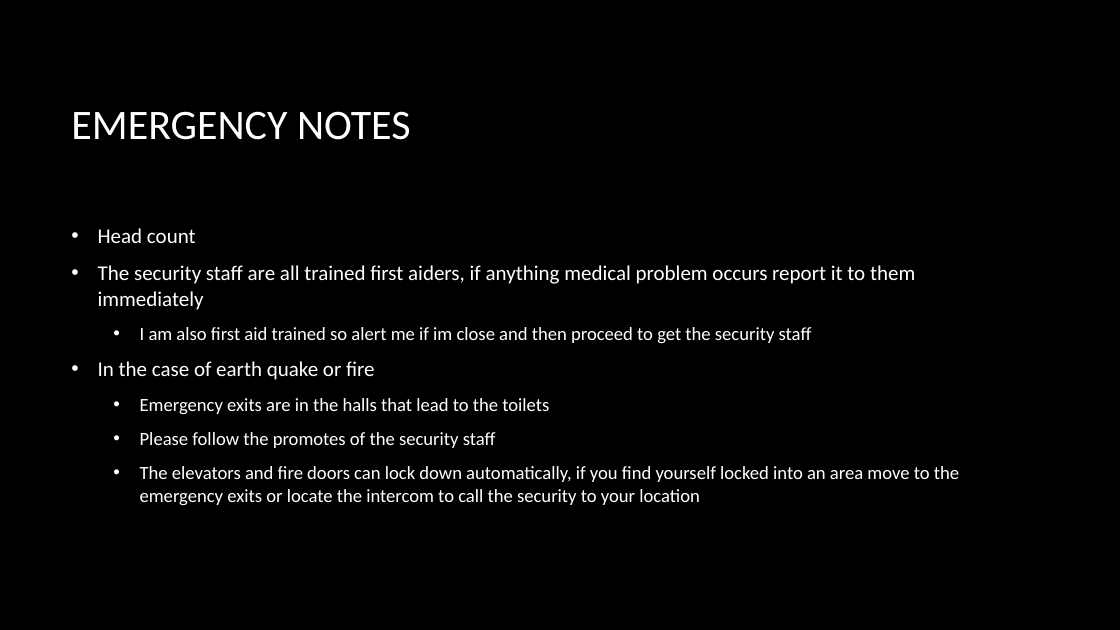
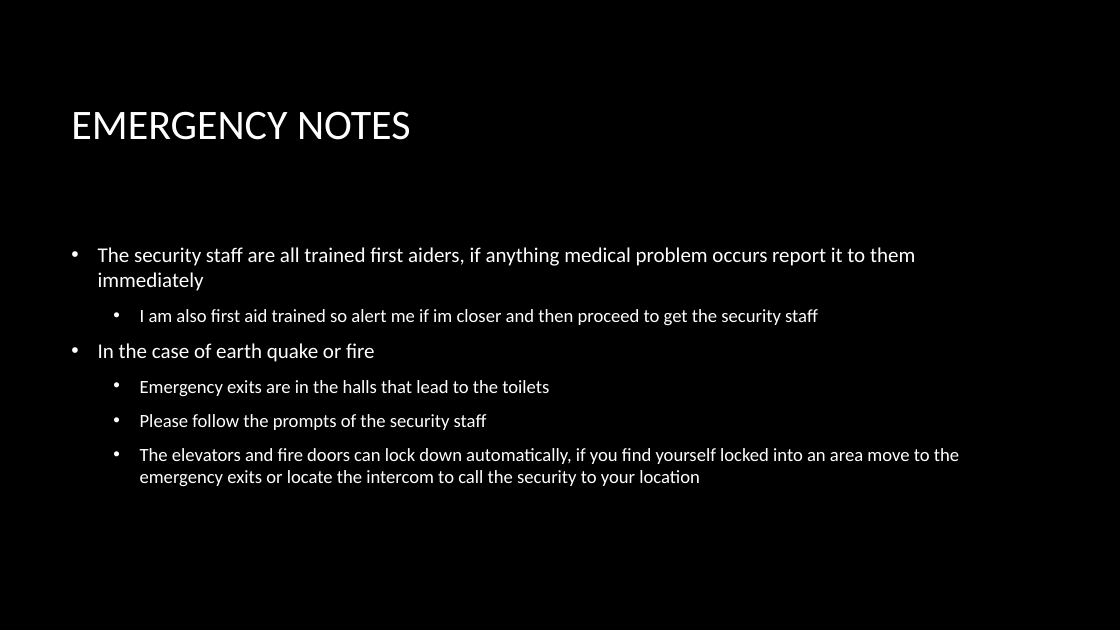
Before and after one commit to ashleysmart/mlgym, a slide deck: slide 6 of stock_price/CrypotHackaton.pptx. Drawn at 1120x630 pixels with LibreOffice and Linux fonts; fonts in the diff are those of the drawing; background and template pictures are left out. Boxes give left, top, right and bottom in pixels: in the first picture for what was removed or moved away, otherwise in the second. Text is boxed around its words. In the diff, an @@ line names an element or a change of style, - is before the commit and + after.

```diff
--- a/stock_price/CrypotHackaton.pptx
+++ b/stock_price/CrypotHackaton.pptx
@@ text at (98, 228, 196, 243): paragraph removed @@
-• Head count
@@ text at (140, 309, 818, 326): text changed @@
-  • I am also first aid trained so alert me if im close and then proceed to get the security staff
+  • I am also first aid trained so alert me if im closer and then proceed to get the security staff
@@ text at (140, 414, 487, 430): text changed @@
-  • Please follow the promotes of the security staff
+  • Please follow the prompts of the security staff
```
Also in this commit, not shown: 7 other slides changed, 8 slides added, 1 slide removed.
